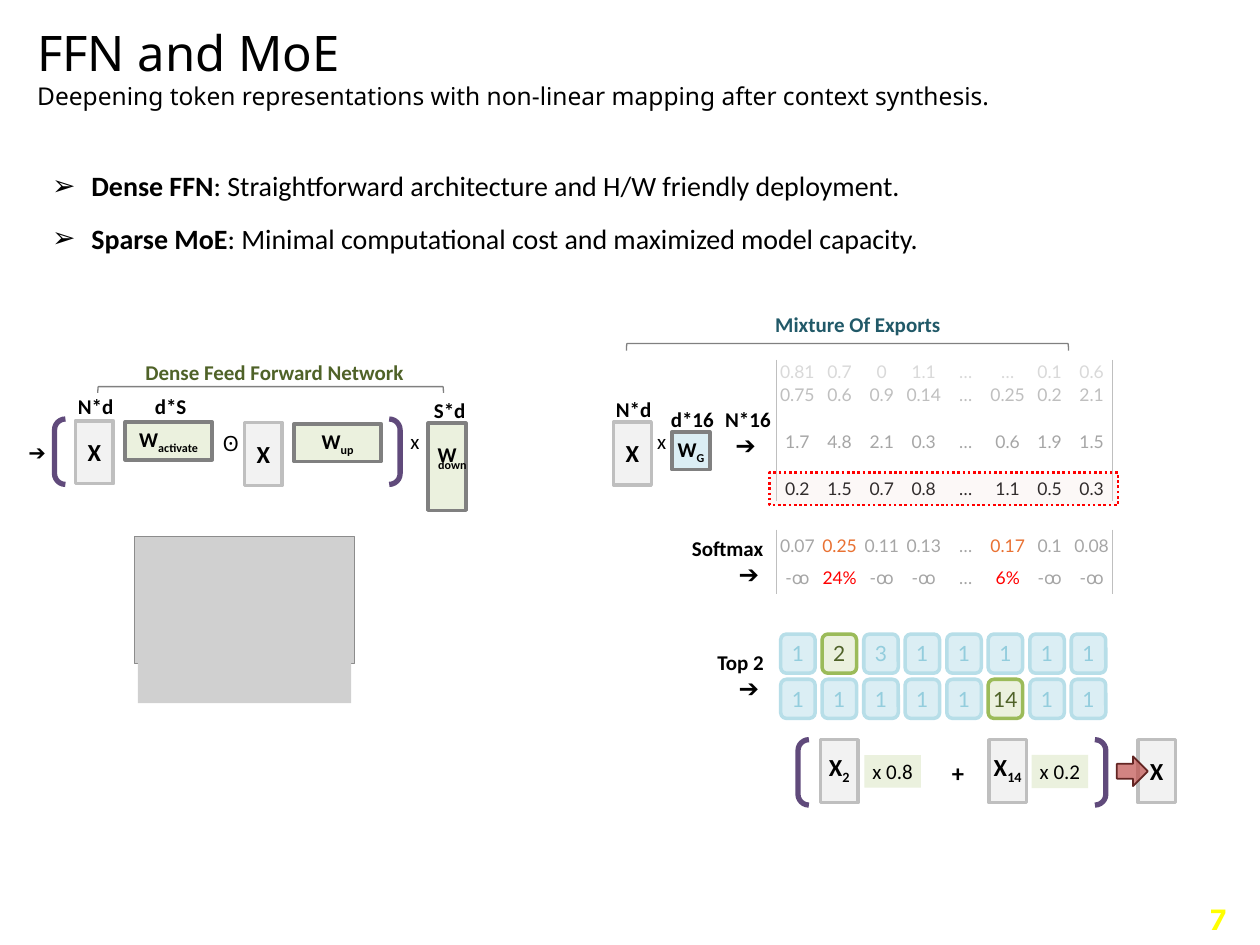
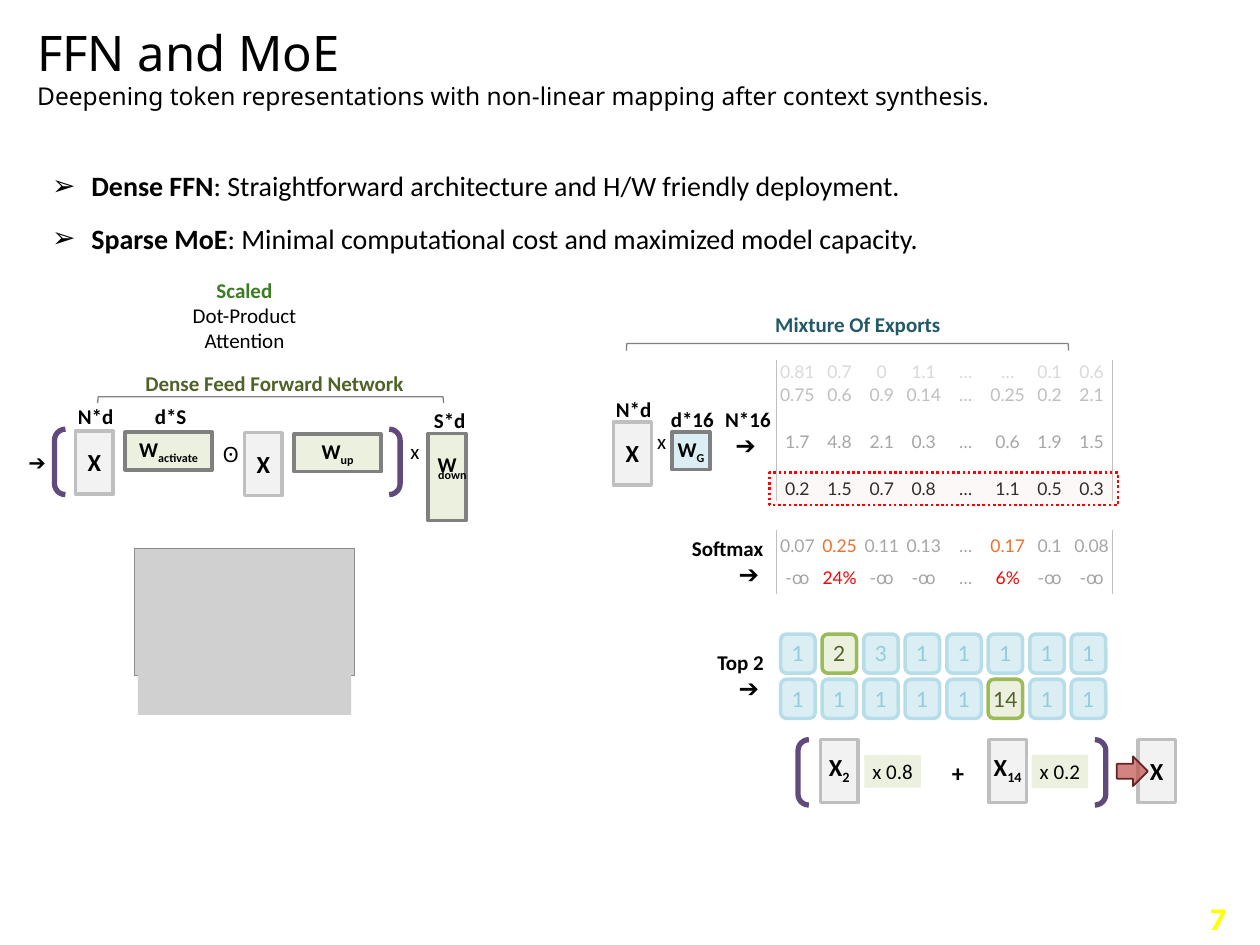
Before and after one commit to navibator/crazy-ai, a slide deck: slide 8 of gemma-v4.pptx. Drawn at 1260x945 pixels with LibreOffice and Linux fonts; fonts in the diff are those of the drawing; grey boxes stand for pictures; background and template pictures are left out. Boxes give left, top, right and bottom in pixels: in the first picture for what was removed or moved away, otherwise in the second. Text is boxed around its words. In the diff, an @@ line names an element or a change of style, - is before the commit and + after.

```diff
--- a/gemma-v4.pptx
+++ b/gemma-v4.pptx
@@ text added at box(193, 283, 297, 348), 12 pt, text #000000 @@
+Scaled
+Dot-Product
+Attention
@@ 7 texts, 5 rectangles, 2 pictures, 1 bracket pair, 1 left bracket: place and size @@
-7 texts, 5 rectangles, 2 pictures, 1 bracket pair, 1 left bracket at box(25, 365, 466, 703)
+7 texts, 5 rectangles, 2 pictures, 1 bracket pair, 1 left bracket at box(25, 376, 466, 714)
```
Also in this commit, not shown: 1 other file.
